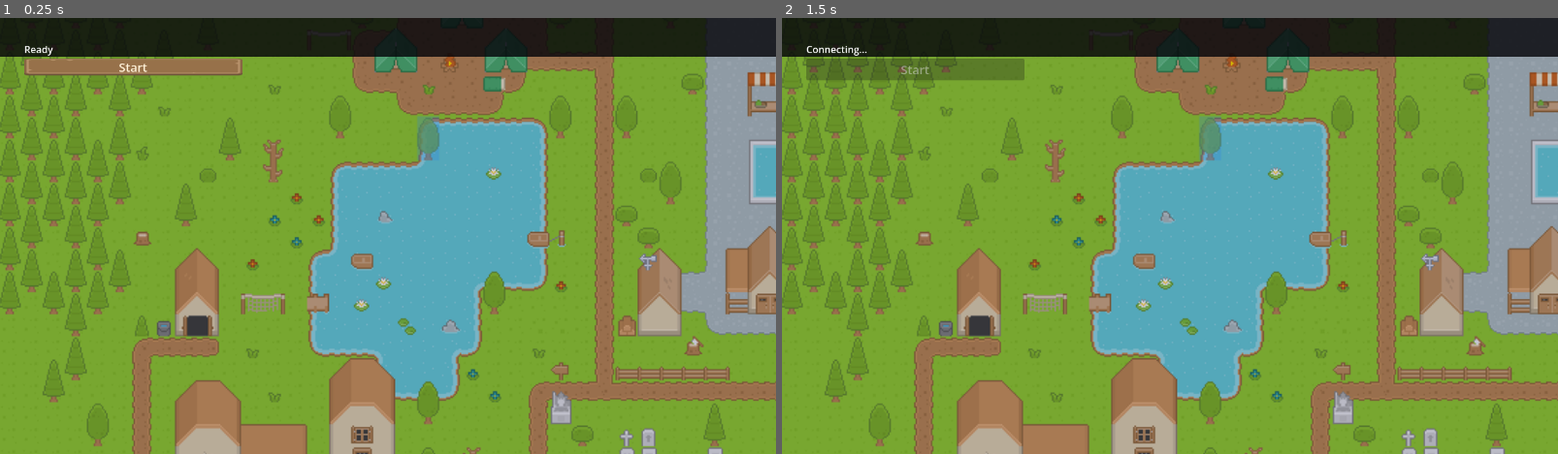
Above: before the commit, frames 1-2 (left to right).
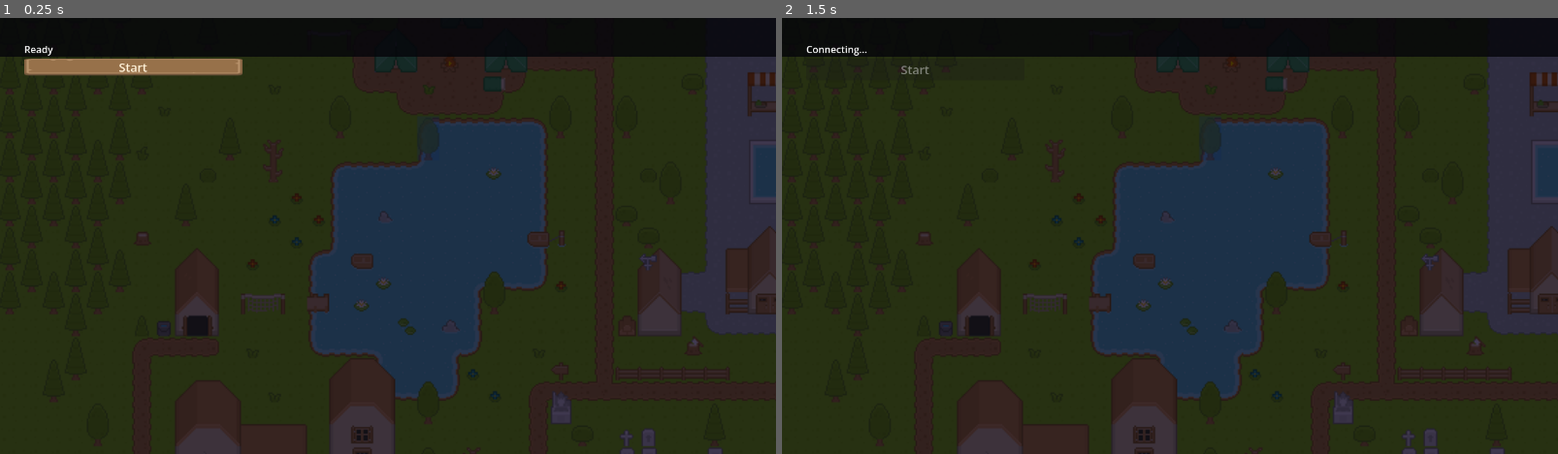
Above: after the commit, the same moments.

Repository: Ember96/Heirs-of-the-Abyss
Game: Godot game, scene res://scenes/main.tscn
The game is run twice, just before and just after one commit, with the same random seed, the same clock (stepped at 60 frames per second) and the same inputs.
Inputs:
- Up to frame 1 (0.25 s): no input
- Up to frame 2 (1.5 s): click "Start" at 0.5 s; tap Enter at 1.25 s; hold D from 1.28 s (still down); hold L from 1.28 s (still down)

The runs differ from the first frame. In frame 1, 90% of the frame differs, in the area x 0-100%, y 8-100%; in frame 2, 91%.

Commit message:
fix(client): poll Input directly for all combat controls; darken arena floor

Diff:
--- a/client/scripts/fight_view.gd
+++ b/client/scripts/fight_view.gd
@@ -29,10 +29,12 @@
 var _running := false
 var _accum := 0.0
 var _prev: Dictionary = {}
-var _held := {"left": false, "right": false, "up": false, "down": false, "guard": false}
 var bars := {}
 var bar_bgs := {}
 var _is_boss := false
+var _prev_attack := false
+var _prev_roll := false
+var _prev_parry := false
 
 
 func begin(spec: Dictionary, arena) -> void:
@@ -75,16 +77,34 @@
 func _tick() -> void:
 	if not _running or controller == null:
 		return
-	var move_x := (int(_held.right) - int(_held.left)) * WALK_SPEED
-	var move_y := (int(_held.down) - int(_held.up)) * WALK_SPEED
-	var action := "block" if _held.guard else "none"
+
+	var move_x := (int(Input.is_key_pressed(KEY_D)) - int(Input.is_key_pressed(KEY_A))) * WALK_SPEED
+	var move_y := (int(Input.is_key_pressed(KEY_S)) - int(Input.is_key_pressed(KEY_W))) * WALK_SPEED
+	var guarding := Input.is_key_pressed(KEY_L) or Input.is_key_pressed(KEY_SHIFT)
+	var action := "block" if guarding else "none"
+
+	var attack_now := Input.is_key_pressed(KEY_X) or Input.is_key_pressed(KEY_J)
+	if attack_now and not _prev_attack:
+		_press_attack()
+	_prev_attack = attack_now
+
+	var roll_now := Input.is_key_pressed(KEY_SPACE) or Input.is_key_pressed(KEY_C) or Input.is_key_pressed(KEY_K)
+	if roll_now and not _prev_roll:
+		controller.queue_input("roll", 0, 0)
+	_prev_roll = roll_now
+
+	var parry_now := Input.is_key_pressed(KEY_P)
+	if parry_now and not _prev_parry:
+		controller.queue_input("parry", 0, 0)
+	_prev_parry = parry_now
+
 	controller.queue_input(action, move_x, move_y)
 	controller.tick()
 	var s: Dictionary = controller.sim_state
 	_apply_delta_fx(s)
 	_update_visuals(s)
 	if hero != null:
-		hero.set_block_visual(_held.guard)
+		hero.set_block_visual(guarding)
 	_update_bars(s)
 	_prev = s.duplicate(true)
 	if controller.is_fight_over():
@@ -176,33 +196,6 @@
 		bars[key].size.x = 220.0 * clampf(float(r[key]), 0.0, 1.0)
 
 
-func _unhandled_input(event: InputEvent) -> void:
-	if not _running or controller == null:
-		return
-		if event is InputEventKey:
-			var pressed: bool = event.pressed and not event.echo
-			match event.physical_keycode:
-				KEY_W:
-					_held.up = event.pressed
-				KEY_A:
-					_held.left = event.pressed
-				KEY_S:
-					_held.down = event.pressed
-				KEY_D:
-					_held.right = event.pressed
-				KEY_SHIFT, KEY_L:
-					_held.guard = event.pressed
-				KEY_X, KEY_J:
-					if pressed:
-						_press_attack()
-				KEY_SPACE, KEY_C, KEY_K:
-					if pressed:
-						controller.queue_input("roll", 0, 0)
-				KEY_P:
-					if pressed:
-						controller.queue_input("parry", 0, 0)
-
-
 func _press_attack() -> void:
 	if controller.sim_state.get("prip", 0) == 1:
 		controller.queue_input("riposte", 0, 0)
--- a/client/scripts/floor_renderer.gd
+++ b/client/scripts/floor_renderer.gd
@@ -125,7 +125,7 @@
 
 	var floor_tex := _find_tex("tiles", "arena-floor")
 	if floor_tex:
-		var sp := _sprite(floor_tex, Vector2(vp.x / 2.0, vp.y / 2.0), -8, Color(0.85, 0.85, 0.9))
+		var sp := _sprite(floor_tex, Vector2(vp.x / 2.0, vp.y / 2.0), -8, Color(0.28, 0.25, 0.35))
 		_cover(sp, vp, false)
 
 	_rect(Vector2(0, 0), Vector2(vp.x, 64), Color(0.02, 0.02, 0.04, 0.82), -7)
